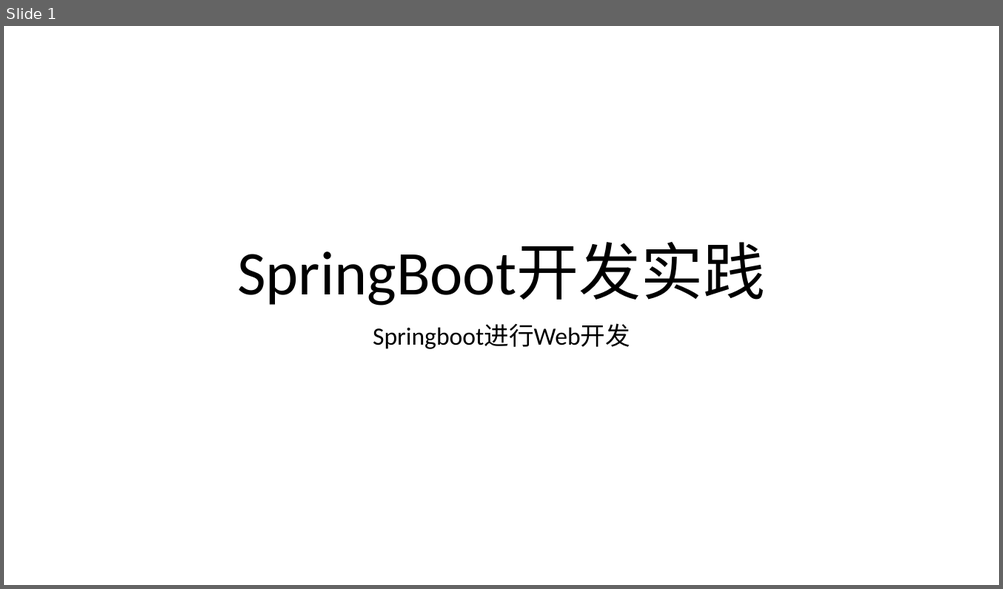
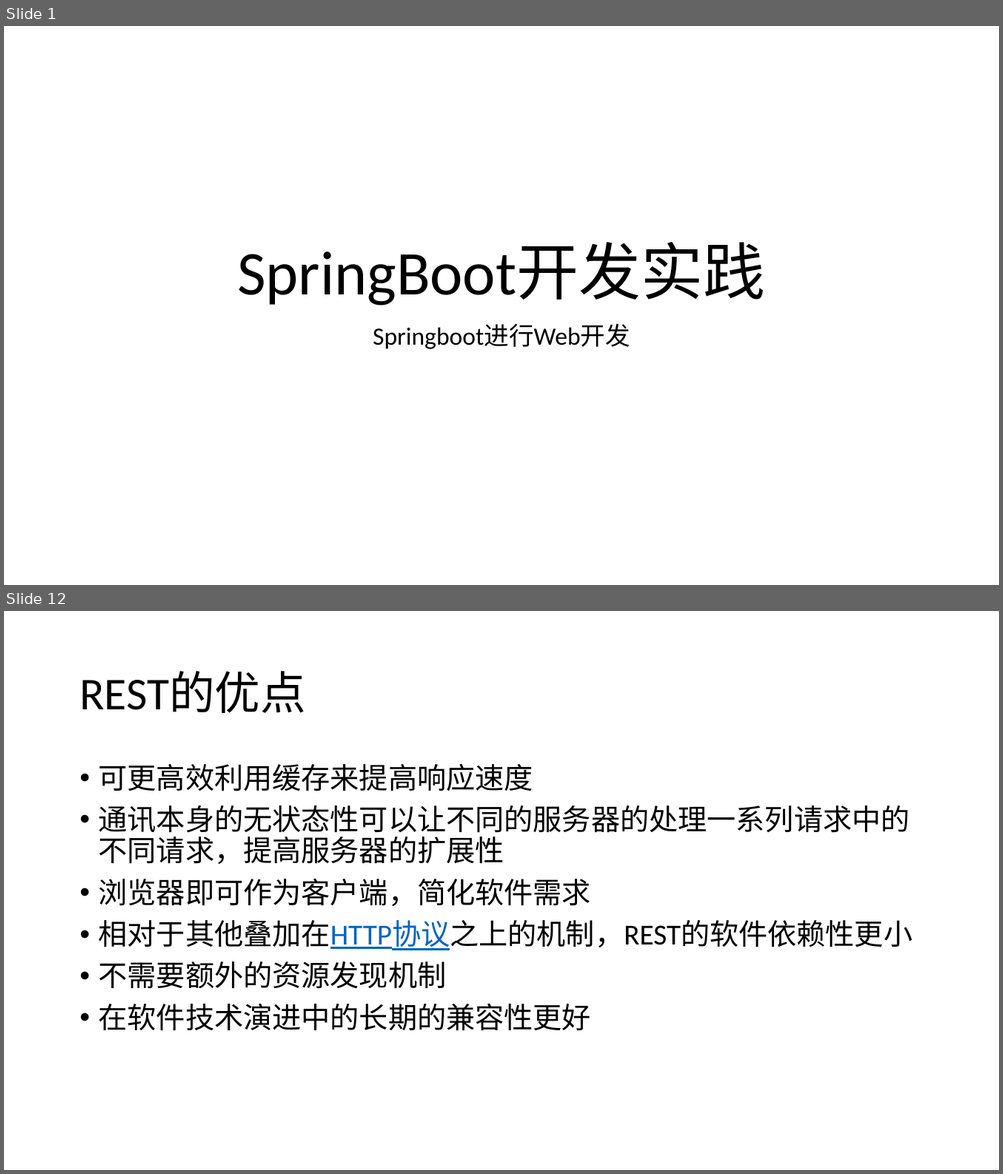
Before and after one commit to airuitian/MicroService, a slide deck: springboot/SpringBoot-4.pptx. Shown one above the other, each under a label of ours: slide 1 before the commit, slides 1 and 12 after it; the slides between them are not shown. The pictures are 1003x589 and 1003x1174 pixels, drawn with LibreOffice and Linux fonts; fonts in the diff are those of the drawing. Boxes give left, top, right and bottom in pixels: in the first picture for what was removed or moved away, otherwise in the second. Text is boxed around its words. In the diff, an @@ line names an element or a change of style, - is before the commit and + after.

```diff
--- a/springboot/SpringBoot-4.pptx
+++ b/springboot/SpringBoot-4.pptx
@@ slide 12 added at (x1=4, y1=611, x2=999, y2=1170), background #FFFFFF @@
@@ title added at (x1=79, y1=672, x2=306, y2=713), 44 pt, text #000000 @@
+REST的优点
@@ text added at (x1=99, y1=764, x2=913, y2=1031), 28 pt, text #000000 @@
+• 可更高效利用缓存来提高响应速度
+• 通讯本身的无状态性可以让不同的服务器的处理一系列请求中的不同请求，提高服务器的扩展性
+• 浏览器即可作为客户端，简化软件需求
+• 相对于其他叠加在HTTP协议之上的机制，REST的软件依赖性更小
+• 不需要额外的资源发现机制
+• 在软件技术演进中的长期的兼容性更好
```
Also in this commit, not shown: 1 slide changed, 32 other slides added, 39 other files.
